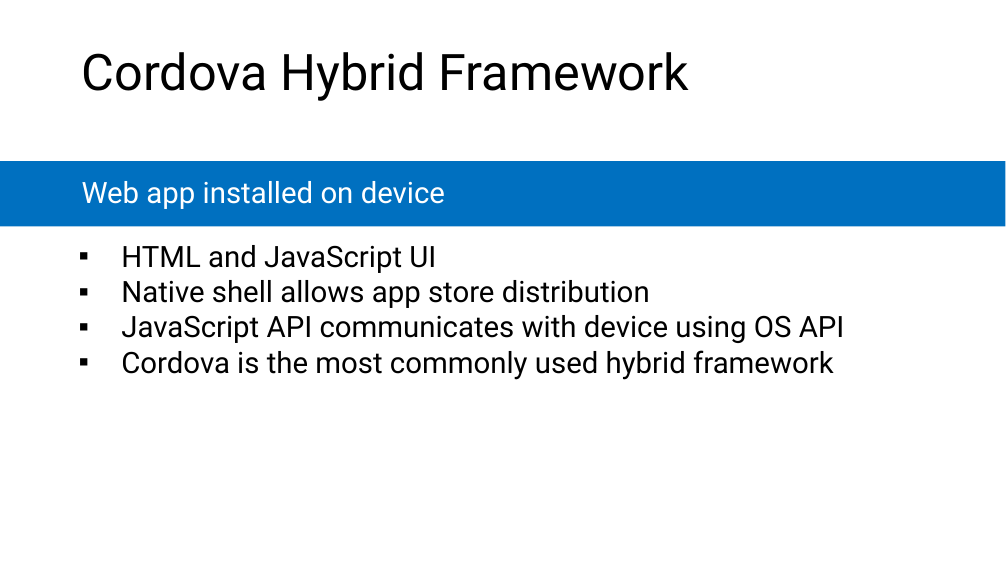
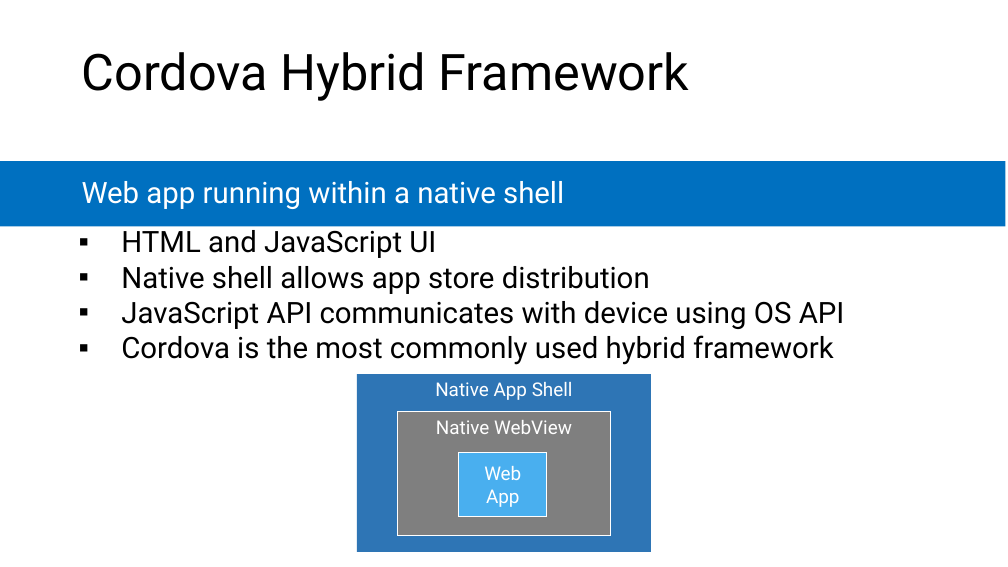
Before and after one commit to microsoft/AcademicContent, a slide deck: slide 22 of Instructor-Led/Module3/Lessons/Module3_Lesson1 Mobile Development Survey.pptx (slide 24 before the commit). Drawn at 1008x567 pixels with LibreOffice and Linux fonts; fonts in the diff are those of the drawing. Boxes give left, top, right and bottom in pixels: in the first picture for what was removed or moved away, otherwise in the second. Text is boxed around its words. In the diff, an @@ line names an element or a change of style, - is before the commit and + after.

```diff
--- a/Instructor-Led/Module3/Lessons/Module3_Lesson1 Mobile Development Survey.pptx
+++ b/Instructor-Led/Module3/Lessons/Module3_Lesson1 Mobile Development Survey.pptx
@@ text at bbox=[82, 181, 564, 209]: text changed @@
-Web app installed on device
+Web app running within a native shell
@@ text "HTML and JavaScript UI" rewrapped from bbox=[121, 245, 845, 380] to bbox=[121, 225, 845, 365] @@
@@ rectangle added at bbox=[357, 374, 651, 552], fill #2E75B5, 18 pt, text #FFFFFF @@
+Native App Shell
@@ rectangle added at bbox=[398, 412, 611, 536], fill #7F7F7F, outline #FFFFFF 1 pt, 18 pt, text #FFFFFF @@
+Native WebView
@@ rectangle added at bbox=[459, 452, 547, 517], fill #49AFEF, outline #FFFFFF 1 pt, 18 pt, text #FFFFFF @@
+Web App
```
Also in this commit, not shown: 8 other slides changed, 3 slides added, 4 slides removed.
